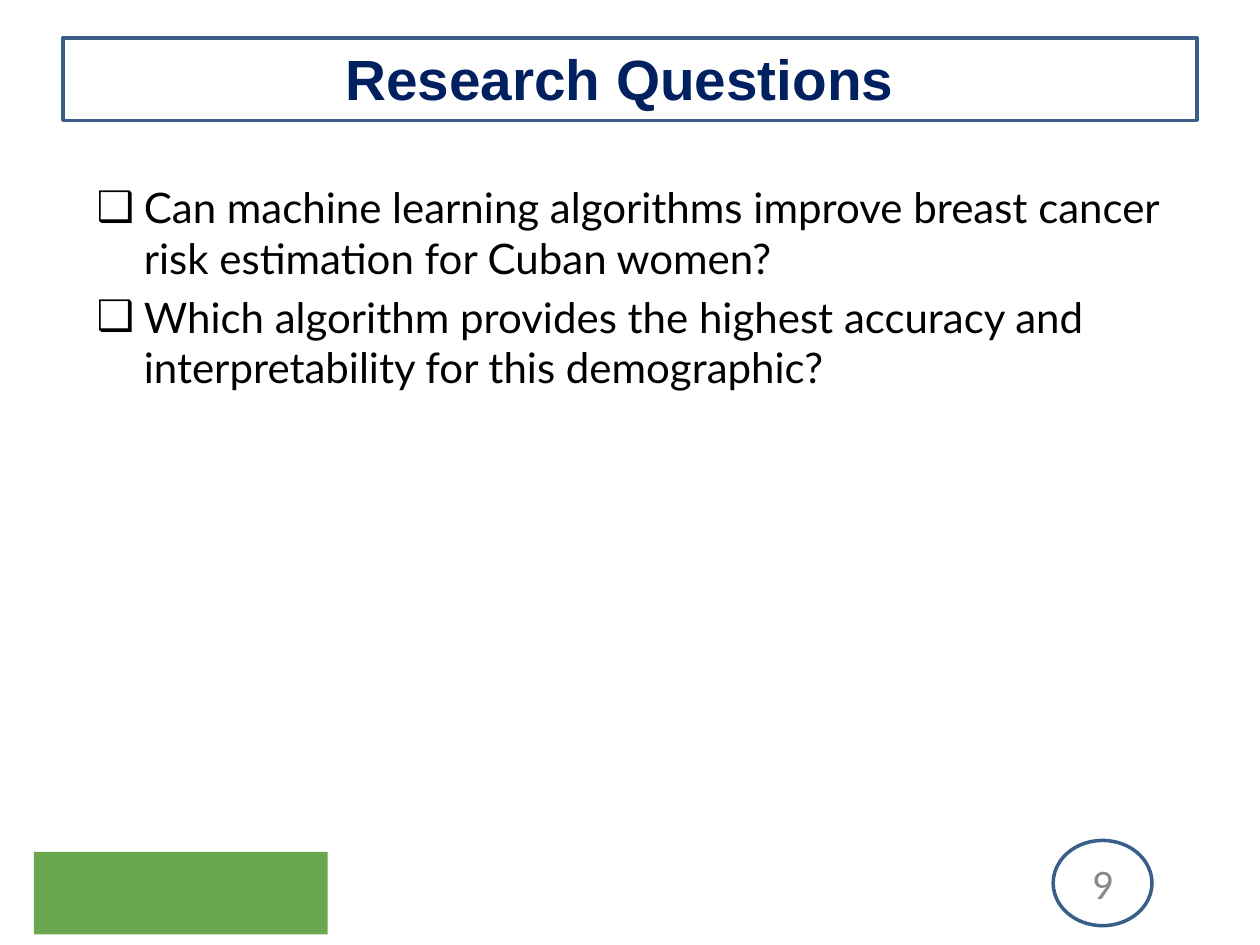
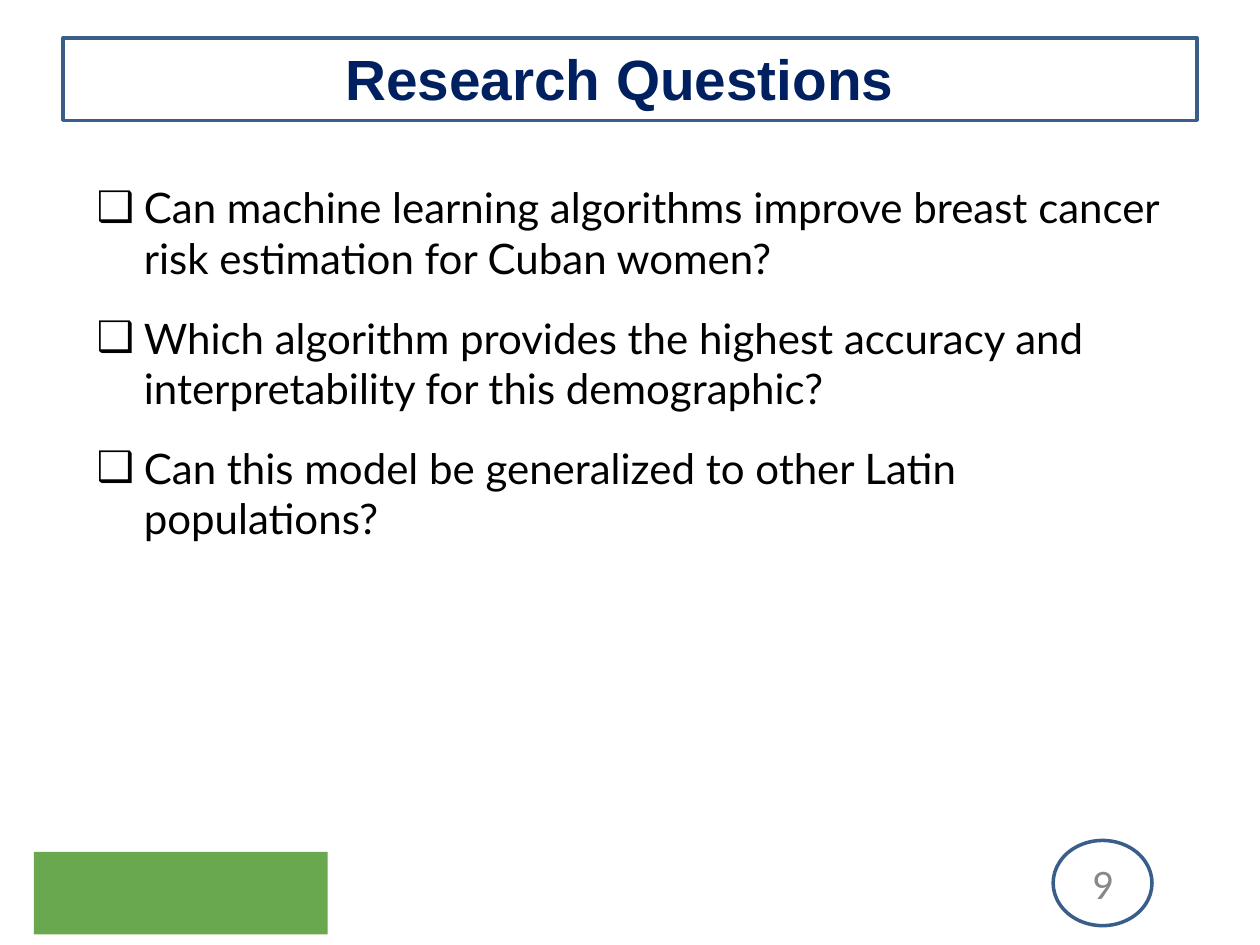
Before and after one commit to uginm102/MCSC-MUK, a slide deck: slide 9 of MCS7103-MachineLearning/Presentation.pptx. Drawn at 1260x945 pixels with LibreOffice and Linux fonts; fonts in the diff are those of the drawing; background and template pictures are left out. Boxes give left, top, right and bottom in pixels: in the first picture for what was removed or moved away, otherwise in the second. Text is boxed around its words. In the diff, an @@ line names an element or a change of style, - is before the commit and + after.

```diff
--- a/MCS7103-MachineLearning/Presentation.pptx
+++ b/MCS7103-MachineLearning/Presentation.pptx
@@ text at (x1=144, y1=192, x2=1159, y2=412): more space between paragraphs @@
@@ text at (x1=144, y1=453, x2=956, y2=542): paragraph added @@
+❑ Can this model be generalized to other Latin populations?
```
Also in this commit, not shown: 10 other slides changed, 9 slides added, 4 slides removed, 1 other file.
